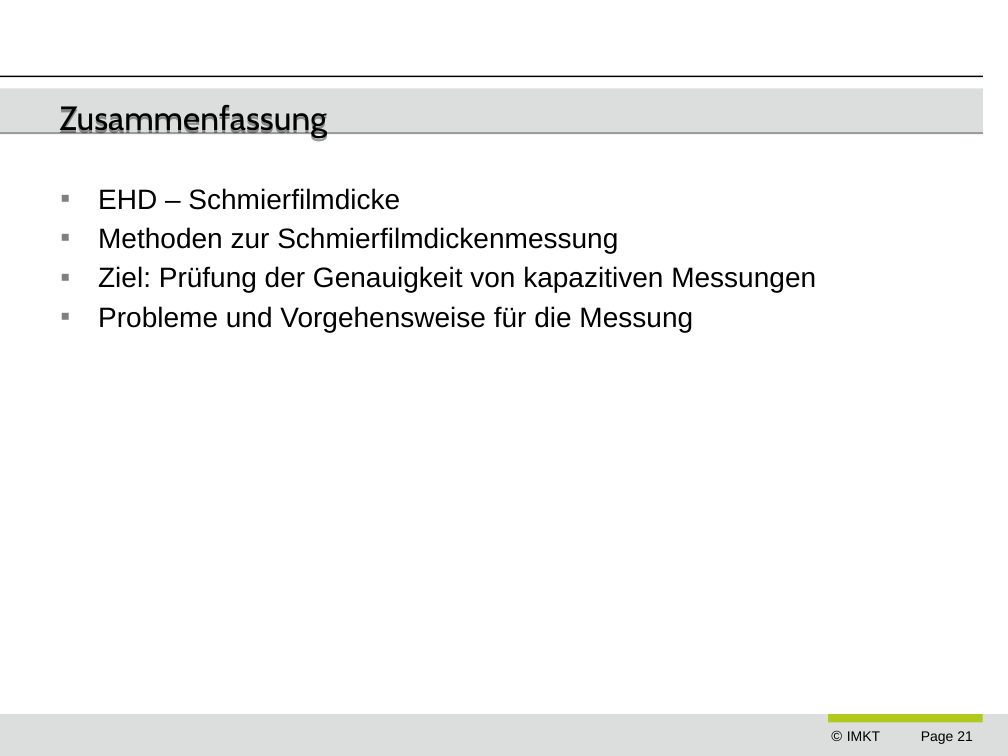
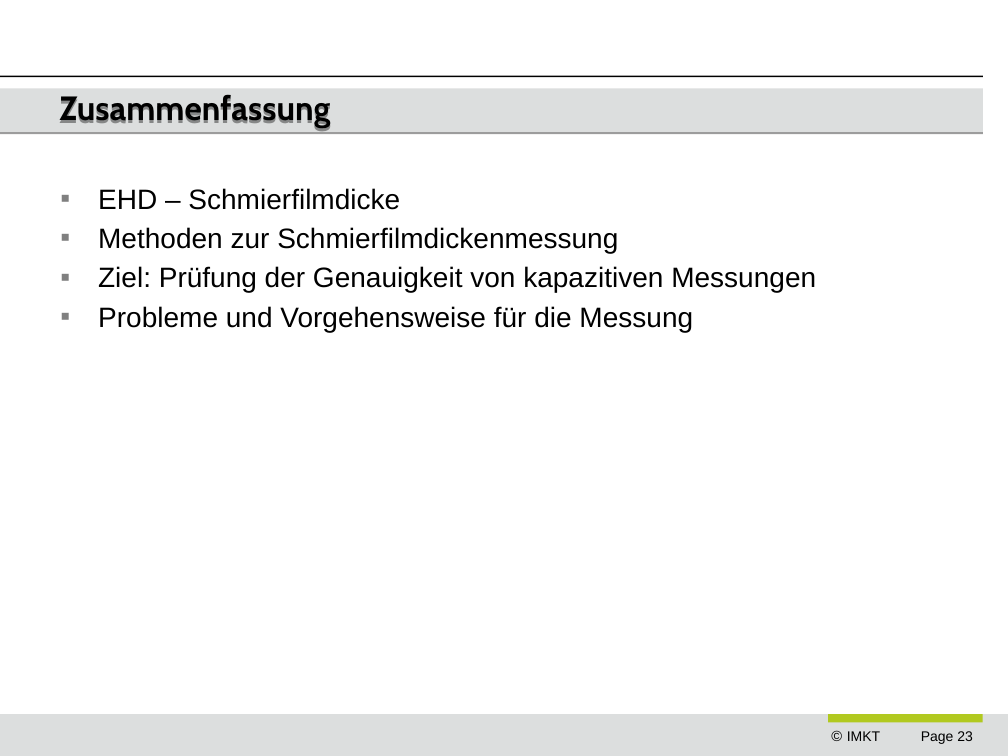
Before and after one commit to ngocminhdao88/dao_masterarbeit, a slide deck: slide 23 of presentations/dao_end_prezi.odp (slide 21 before the commit). Drawn at 1008x756 pixels with LibreOffice and Linux fonts; fonts in the diff are those of the drawing; background and template pictures are left out. Boxes give left, top, right and bottom in pixels: in the first picture for what was removed or moved away, otherwise in the second. Text is boxed around its words. In the diff, an @@ line names an element or a change of style, - is before the commit and + after.

```diff
--- a/presentations/dao_end_prezi.odp
+++ b/presentations/dao_end_prezi.odp
@@ title "Zusammenfassung": place and size @@
-title "Zusammenfassung" at <box>59,105,327,141</box>
+title "Zusammenfassung" at <box>59,95,330,131</box>
@@ title "Zusammenfassung" at <box>59,95,330,131</box>: bold on @@
@@ page number at <box>921,731,973,744</box>: text changed @@
-Page 21
+Page 23
```
Also in this commit, not shown: 17 other slides changed, 4 slides added, 2 slides removed, 3 other files.
